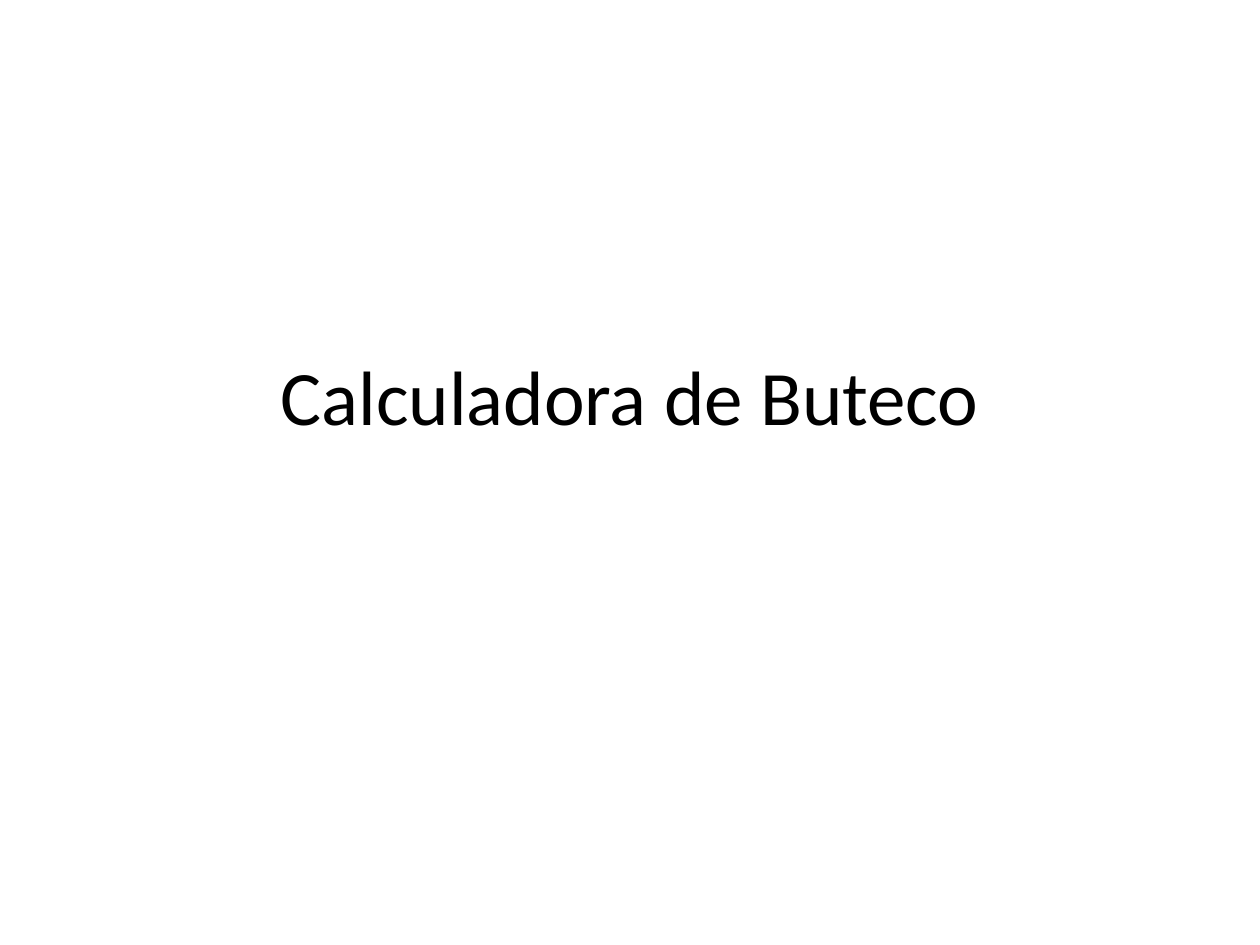
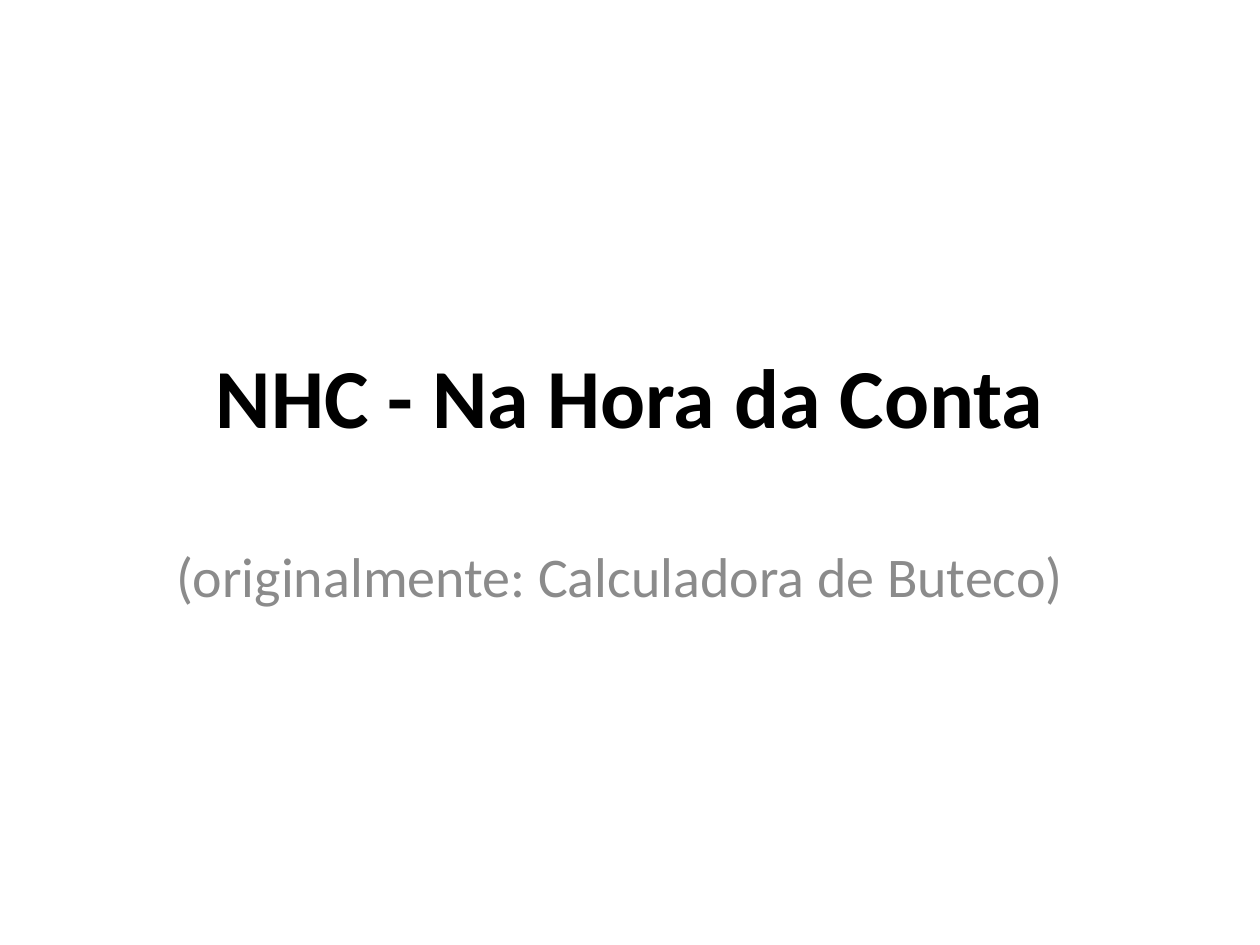
Before and after one commit to betito/proj-beto-rara, a slide deck: slide 1 of ButecoCalc/Calculadora de Buteco.pptx. Drawn at 1260x945 pixels with LibreOffice and Linux fonts; fonts in the diff are those of the drawing. Boxes give left, top, right and bottom in pixels: in the first picture for what was removed or moved away, otherwise in the second. Text is boxed around its words. In the diff, an @@ line names an element or a change of style, - is before the commit and + after.

Commit message:
Current Version - 1.0

```diff
--- a/ButecoCalc/Calculadora de Buteco.pptx
+++ b/ButecoCalc/Calculadora de Buteco.pptx
@@ title at <box>216,369,1043,429</box>: text changed; size 44 to 48 pt; bold on @@
-Calculadora de Buteco
+NHC - Na Hora da Conta
@@ subtitle added at <box>176,556,1063,607</box>, 32 pt, text #8C8C8C @@
+(originalmente: Calculadora de Buteco)
```
Also in this commit, not shown: 1 other slide changed, 6 slides added.
